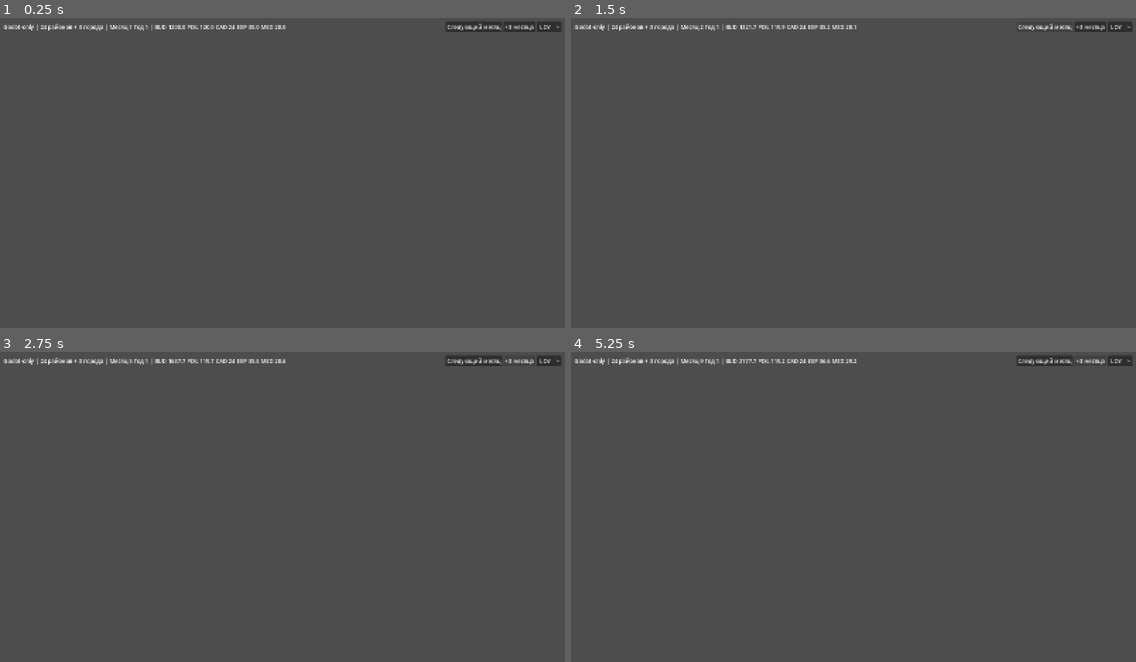
Above: before the commit, frames 1-4 (two rows, left to right).
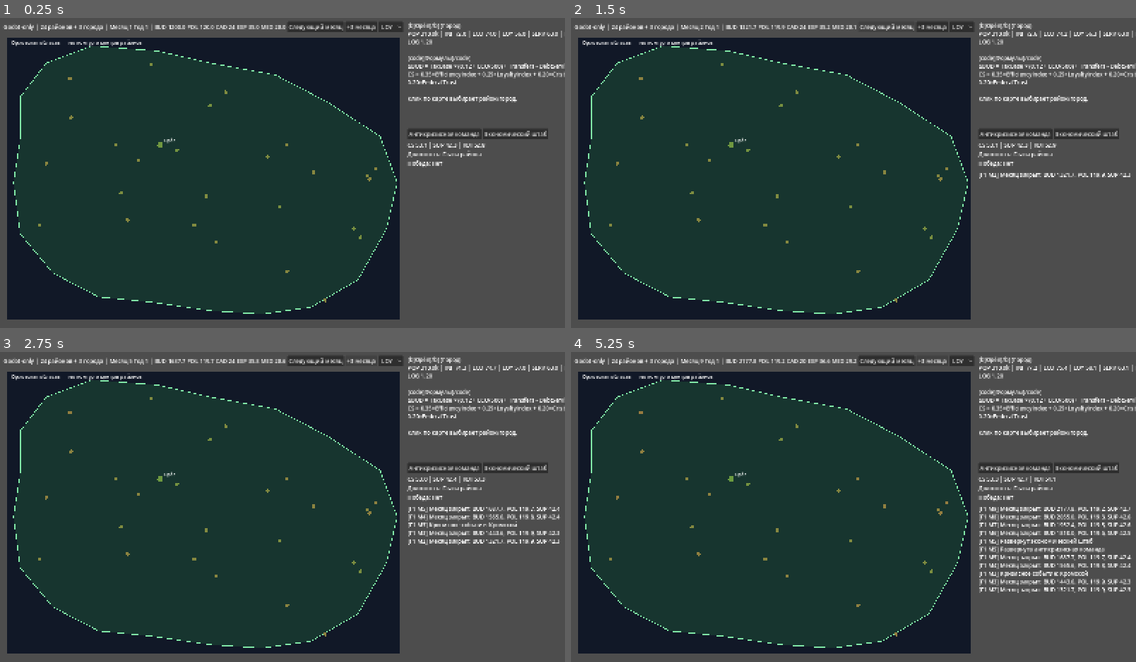
Above: after the commit, the same moments.

Repository: aleksandrmaricev141-star/gunis-
Game: Godot game, scene res://scenes/Main.tscn
The game is run twice, just before and just after one commit, with the same random seed, the same clock (stepped at 60 frames per second) and the same inputs.
Inputs (mouse positions are in pixels of both pictures, inside the frame that each line leads up to):
- Up to frame 1 (0.25 s): no input
- Up to frame 2 (1.5 s): click "LOY" at 0.5 s; click "Следующий месяц" at 1.25 s
- Up to frame 3 (2.75 s): click "+3 месяца" at 2 s
- Up to frame 4 (5.25 s): click (1017, 466) at 2.75 s, where only the run after the commit has a clickable "Антикризисная команда"; click (1085, 466) at 3.5 s, where only the run after the commit has a clickable "Экономический штаб"; click "Следующий месяц" at 4.25 s; click "+3 месяца" at 5 s

The runs differ from the first frame. In frame 1, 66% of the frame differs, in the area x 1-100%, y 1-98%; in frame 2, 66%; in frame 3, 67%; in frame 4, 69%.
Error before the commit: Parse Error: Cannot infer the type of "n" variable because the value doesn't have a set type. (res://scripts/ui/MapCanvas.gd:58)

Commit message:
Fix remaining GDScript type inference errors in MapCanvas

Diff:
--- a/godot/scripts/ui/MapCanvas.gd
+++ b/godot/scripts/ui/MapCanvas.gd
@@ -5,9 +5,9 @@
 
 var border_points: Array = []
 var districts: Array[Dictionary] = []
-var selected_id := ""
-var map_mode := "LOY"
-var map_rect := Rect2(0, 0, 960, 780)
+var selected_id: String = ""
+var map_mode: String = "LOY"
+var map_rect: Rect2 = Rect2(0, 0, 960, 780)
 
 func configure(border: Array, district_items: Array, selected: String, mode: String) -> void:
 	border_points = border
@@ -24,54 +24,55 @@
 	draw_rect(map_rect, Color("#111827"), true)
 	_draw_outline()
 	_draw_points()
-	var font = get_theme_default_font()
+	var font: Font = get_theme_default_font()
 	draw_string(font, map_rect.position + Vector2(12, 20), "Орловская область — гео-контур и центры районов", HORIZONTAL_ALIGNMENT_LEFT, -1, 14, Color.WHITE)
 
 func _draw_outline() -> void:
-	var pts := PackedVector2Array()
+	var pts: PackedVector2Array = PackedVector2Array()
 	for p in border_points:
-		pts.append(_project_geo(p[1], p[0]))
+		var pp: Array = p
+		pts.append(_project_geo(float(pp[1]), float(pp[0])))
 	draw_colored_polygon(pts, Color(0.12, 0.35, 0.22, 0.45))
 	for i in range(pts.size()):
 		draw_line(pts[i], pts[(i + 1) % pts.size()], Color(0.5, 0.9, 0.65), 2.0)
 
 func _draw_points() -> void:
 	for d in districts:
-		var p := _project_geo(d["lat"], d["lon"])
-		var value := float(d[map_mode])
-		var col := _value_color(value)
-		var radius := 8.0 if d["id"] == selected_id else 5.0
+		var p: Vector2 = _project_geo(float(d["lat"]), float(d["lon"]))
+		var value: float = float(d[map_mode])
+		var col: Color = _value_color(value)
+		var radius: float = 8.0 if String(d["id"]) == selected_id else 5.0
 		draw_circle(p, radius, col)
-		if d["id"] == selected_id:
-			draw_string(get_theme_default_font(), p + Vector2(10, -8), d["name"], HORIZONTAL_ALIGNMENT_LEFT, -1, 13, Color.WHITE)
+		if String(d["id"]) == selected_id:
+			draw_string(get_theme_default_font(), p + Vector2(10, -8), String(d["name"]), HORIZONTAL_ALIGNMENT_LEFT, -1, 13, Color.WHITE)
 
 func _project_geo(lat: float, lon: float) -> Vector2:
-	var min_lon := 34.9
-	var max_lon := 37.9
-	var min_lat := 51.95
-	var max_lat := 53.6
-	var x := map_rect.position.x + ((lon - min_lon) / (max_lon - min_lon)) * map_rect.size.x
-	var y := map_rect.position.y + (1.0 - (lat - min_lat) / (max_lat - min_lat)) * map_rect.size.y
+	var min_lon: float = 34.9
+	var max_lon: float = 37.9
+	var min_lat: float = 51.95
+	var max_lat: float = 53.6
+	var x: float = map_rect.position.x + ((lon - min_lon) / (max_lon - min_lon)) * map_rect.size.x
+	var y: float = map_rect.position.y + (1.0 - (lat - min_lat) / (max_lat - min_lat)) * map_rect.size.y
 	return Vector2(x, y)
 
 func _value_color(value: float) -> Color:
-	var n := clamp((100.0 - value) if map_mode == "RISK" else value, 0.0, 100.0) / 100.0
+	var n: float = clamp((100.0 - value) if map_mode == "RISK" else value, 0.0, 100.0) / 100.0
 	return Color(1.0 - n, 0.2 + n * 0.7, 0.25)
 
 func _gui_input(event: InputEvent) -> void:
 	if event is InputEventMouseButton and event.pressed and event.button_index == MOUSE_BUTTON_LEFT:
-		var pos := event.position
+		var pos: Vector2 = event.position
 		if map_rect.has_point(pos):
 			_select_nearest(pos)
 
 func _select_nearest(pos: Vector2) -> void:
-	var best_dist := 999999.0
-	var best_id := ""
+	var best_dist: float = 999999.0
+	var best_id: String = ""
 	for d in districts:
-		var p := _project_geo(d["lat"], d["lon"])
-		var dd := p.distance_to(pos)
+		var p: Vector2 = _project_geo(float(d["lat"]), float(d["lon"]))
+		var dd: float = p.distance_to(pos)
 		if dd < best_dist:
 			best_dist = dd
-			best_id = d["id"]
+			best_id = String(d["id"])
 	if best_dist <= 24.0:
 		emit_signal("district_clicked", best_id)
